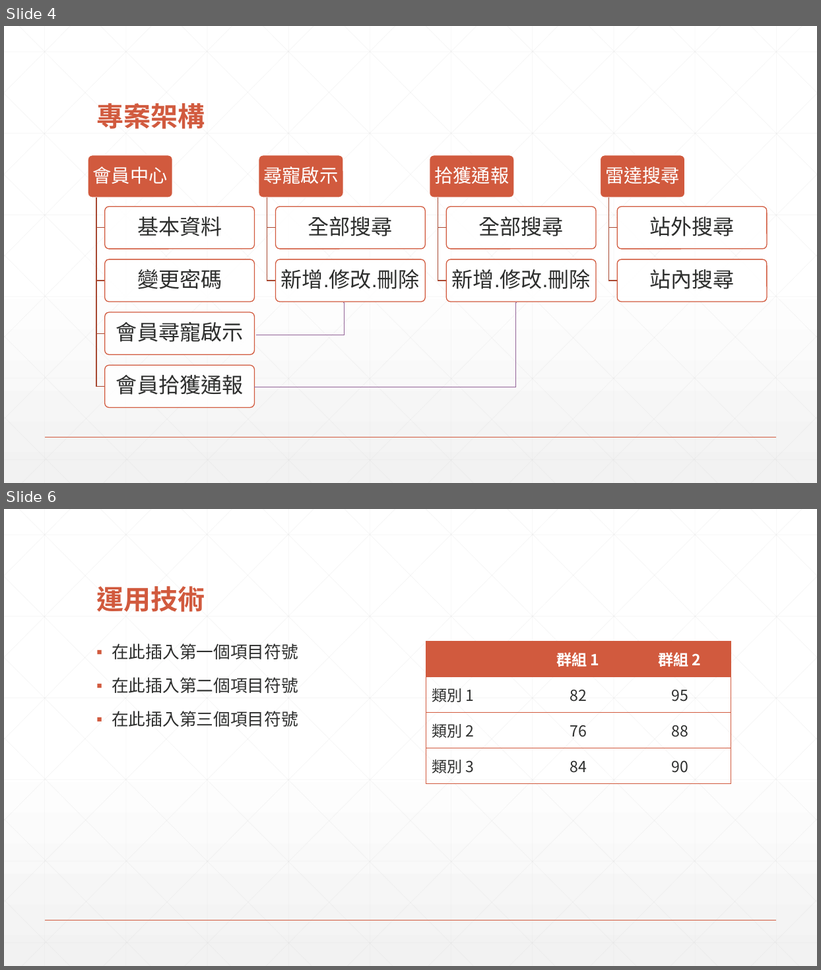
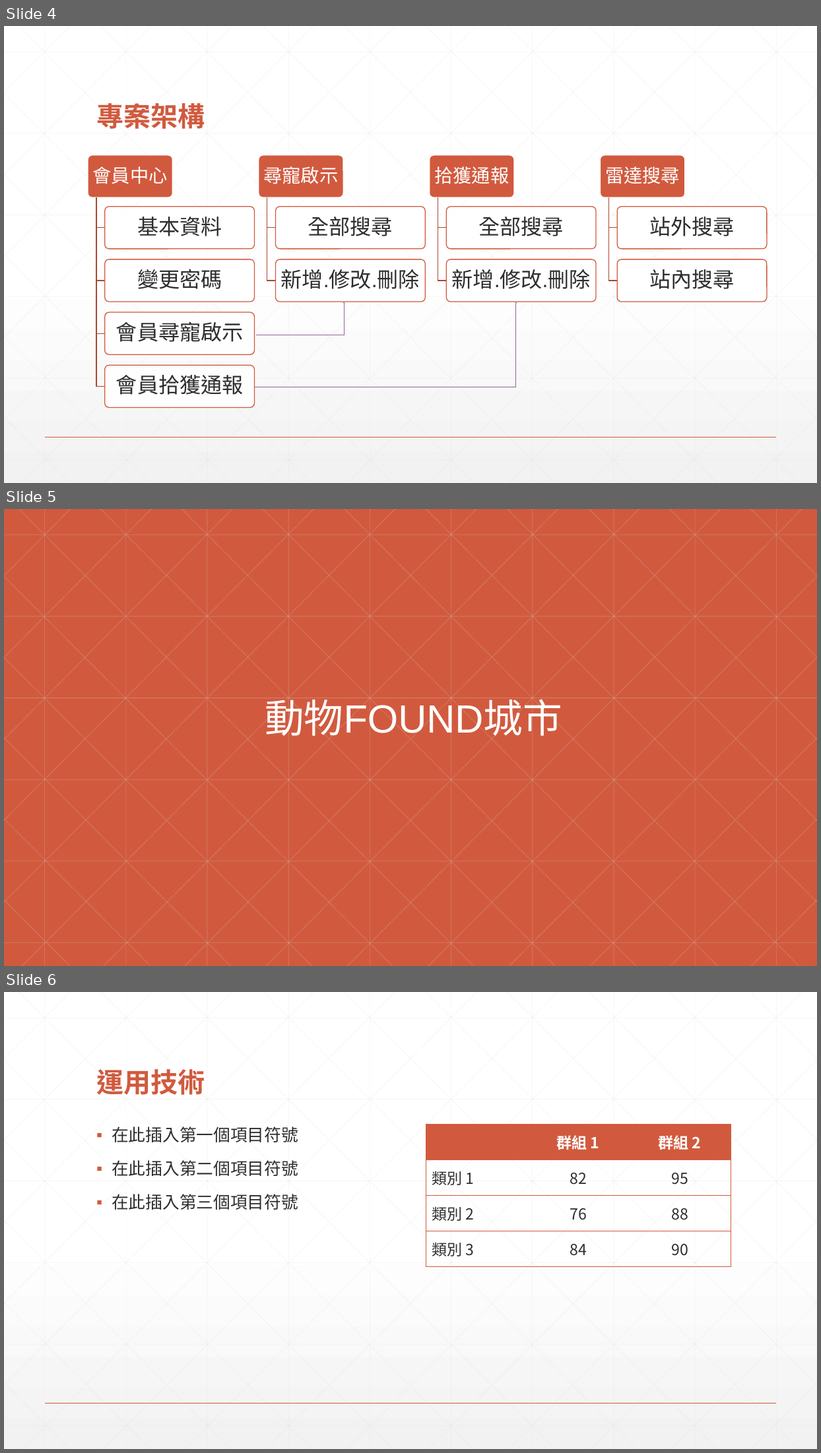
Before and after one commit to Shine92/SMIT02, a slide deck: Document/動物FOUND城市.pptx. Shown one above the other, each under a label of ours: slides 4 and 6 before the commit, slides 4, 5 and 6 after it; the slides between them are not shown. The pictures are 821x970 and 821x1453 pixels, drawn with LibreOffice and Linux fonts; fonts in the diff are those of the drawing. Boxes give left, top, right and bottom in pixels: in the first picture for what was removed or moved away, otherwise in the second. Text is boxed around its words. In the diff, an @@ line names an element or a change of style, - is before the commit and + after.

```diff
--- a/Document/動物FOUND城市.pptx
+++ b/Document/動物FOUND城市.pptx
@@ slide 5 added at (x1=4, y1=509, x2=817, y2=966), background #D15A3E @@
@@ text added at (x1=265, y1=693, x2=562, y2=743), 46.5 pt, text #FFFFFF @@
+動物FOUND城市
@@ group added at (x1=4, y1=509, x2=817, y2=966): 46 lines @@
```
Also in this commit, not shown: 1 slide removed.
